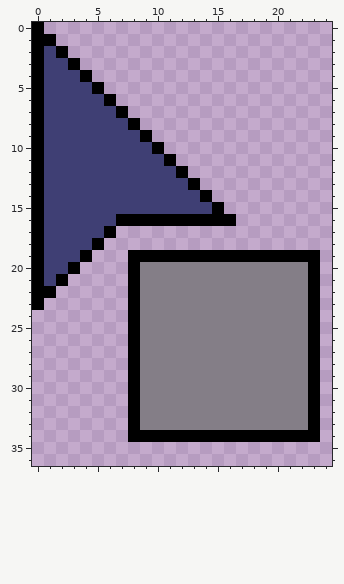
Two states of a pixel-art file, assets/art/cursors/StoneBlockCursor.aseprite. Above is the file before it was changed.
48x48 pixels, 1 frame. Shown: x 0..24, y 0..36.
Now the later version:
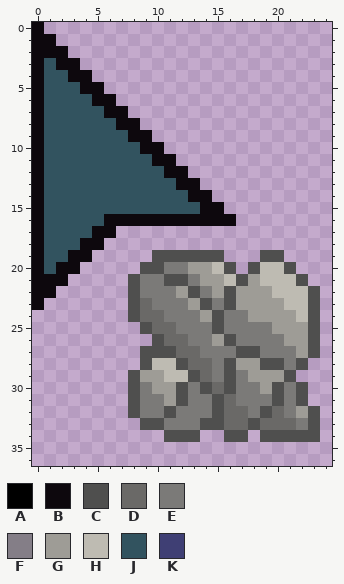
Palette (. is transparent): A #000000  B #0d080d  C #4f4f4e  D #6a6967  E #7b7a78  F #847e87  G #9e9c96  H #bebbb2  J #32535f  K #3f3f74
The edit:
--- layers "Block", "Cursor"
@@ x 0..24 @@
- 0 A........................
- 1 AA.......................
- 2 AKA......................
- 3 AKKA.....................
- 4 AKKKA....................
- 5 AKKKKA...................
- 6 AKKKKKA..................
- 7 AKKKKKKA.................
- 8 AKKKKKKKA................
- 9 AKKKKKKKKA...............
-10 AKKKKKKKKKA..............
-11 AKKKKKKKKKKA.............
-12 AKKKKKKKKKKKA............
-13 AKKKKKKKKKKKKA...........
-14 AKKKKKKKKKKKKKA..........
-15 AKKKKKKKKKKKKKKA.........
-16 AKKKKKKAAAAAAAAAA........
-17 AKKKKKA..................
-18 AKKKKA...................
-19 AKKKA...AAAAAAAAAAAAAAAA.
-20 AKKA....AFFFFFFFFFFFFFFA.
-21 AKA.....AFFFFFFFFFFFFFFA.
-22 AA......AFFFFFFFFFFFFFFA.
-23 A.......AFFFFFFFFFFFFFFA.
-24 ........AFFFFFFFFFFFFFFA.
-25 ........AFFFFFFFFFFFFFFA.
-26 ........AFFFFFFFFFFFFFFA.
-27 ........AFFFFFFFFFFFFFFA.
-28 ........AFFFFFFFFFFFFFFA.
-29 ........AFFFFFFFFFFFFFFA.
-30 ........AFFFFFFFFFFFFFFA.
-31 ........AFFFFFFFFFFFFFFA.
-32 ........AFFFFFFFFFFFFFFA.
-33 ........AFFFFFFFFFFFFFFA.
-34 ........AAAAAAAAAAAAAAAA.
+ 0 B........................
+ 1 BB.......................
+ 2 BBB......................
+ 3 BJBB.....................
+ 4 BJJBB....................
+ 5 BJJJBB...................
+ 6 BJJJJBB..................
+ 7 BJJJJJBB.................
+ 8 BJJJJJJBB................
+ 9 BJJJJJJJBB...............
+10 BJJJJJJJJBB..............
+11 BJJJJJJJJJBB.............
+12 BJJJJJJJJJJBB............
+13 BJJJJJJJJJJJBB...........
+14 BJJJJJJJJJJJJBB..........
+15 BJJJJJJJJJJJJJBB.........
+16 BJJJJJBBBBBBBBBBB........
+17 BJJJJBB..................
+18 BJJJBB...................
+19 BJJBB.....CCCCCC...CC....
+20 BJBB.....CCEEGGHC.CHHC...
+21 BBB.....CEECCEGGHCGHHHC..
+22 BB......CEEEGCEGCGGGHHHC.
+23 B.......CDEEEGCECGGGGHHC.
+24 ........CDDEEEGCEEGGGGHC.
+25 .........CDDEEECEEEEGGGC.
+26 ..........CDDEEGCEEEEGGC.
+27 .........CCCDDEEECCEEEGC.
+28 .........CHHCDDECGGCCEC..
+29 ........CGGHHCDECEGGGC...
+30 ........CEGGCECDCEEGCEC..
+31 ........CEEGCEECDEEECEC..
+32 ........CEECEEECDDECDEGC.
+33 .........CCEEECCDDCDDDEC.
+34 ...........CCC..CC.CCCCC.
 35 .........................
Changed places in both pictures, as pixel boxes (x1, y1, x2, y2):
changed: (32, 22, 320, 442)
